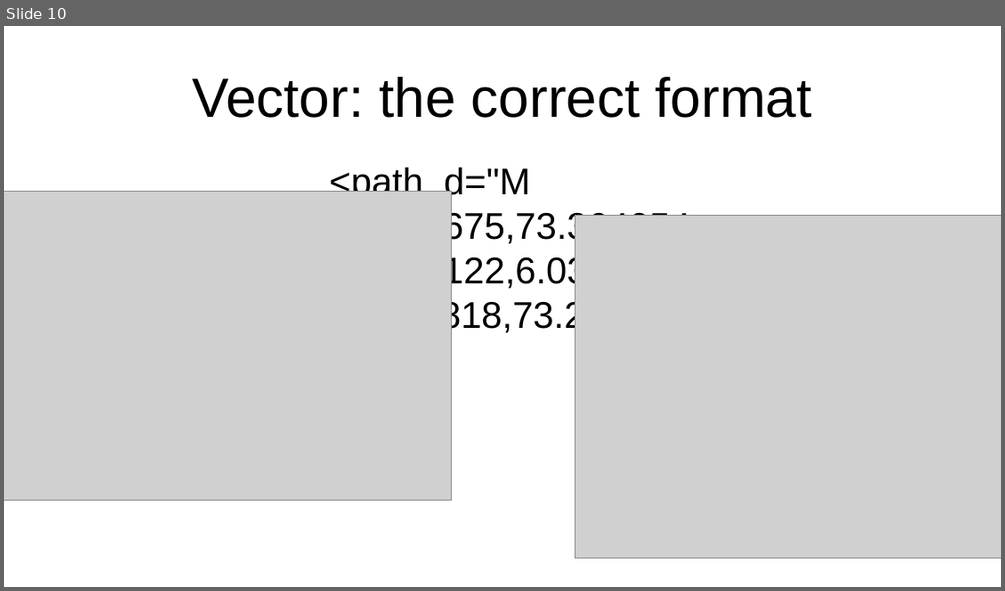
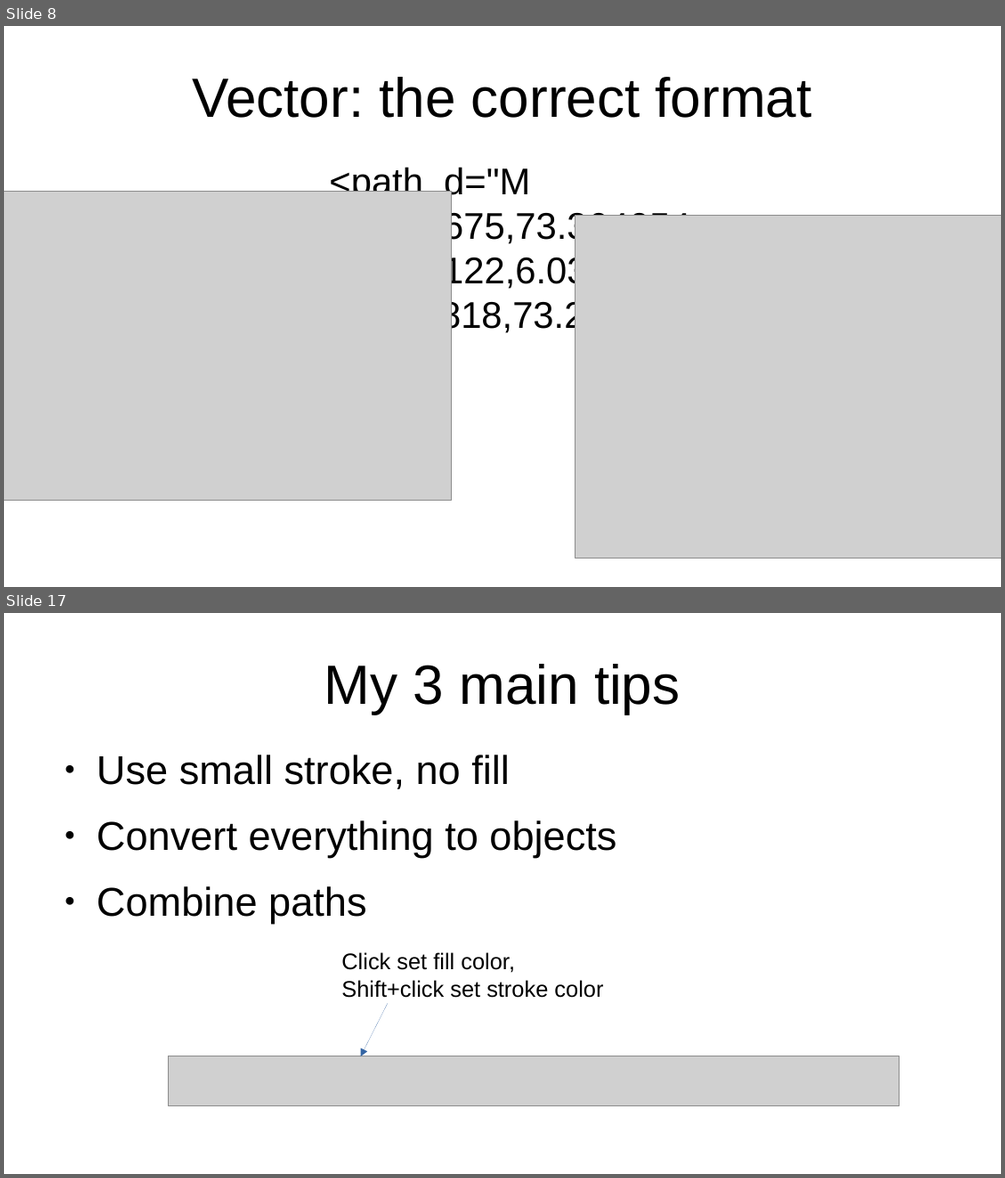
Before and after one commit to turbor/fri3d2026-inkscape, a slide deck: presentation.odp. Shown one above the other, each under a label of ours: slide 10 before the commit, slides 8 and 17 after it; the slides between them are not shown. The pictures are 1005x591 and 1005x1178 pixels, drawn with LibreOffice and Linux fonts; fonts in the diff are those of the drawing; grey boxes stand for pictures. Boxes give left, top, right and bottom in pixels: in the first picture for what was removed or moved away, otherwise in the second. Text is boxed around its words. In the diff, an @@ line names an element or a change of style, - is before the commit and + after.

```diff
--- a/presentation.odp
+++ b/presentation.odp
@@ slide 17 added at [4,613,1001,1174], background #FFFFFF @@
@@ title added at [324,664,680,714], 44 pt, text #000000 @@
+My 3 main tips
@@ text added at [97,755,616,924], 32 pt, text #000000 @@
+● Use small stroke, no fill
+● Convert everything to objects
+● Combine paths
@@ text added at [341,952,603,997], 18 pt, text #000000 @@
+Click set fill color,
+Shift+click set stroke color
@@ arrow added from (388, 1003) to (360, 1056), #3465A4 0 pt @@
@@ picture added at [169,1056,899,1105] @@
@@ what was slide 10 is now slide 8 @@
```
Also in this commit, not shown: 9 slides changed, 11 other slides added, 5 slides removed, 9 other files.
